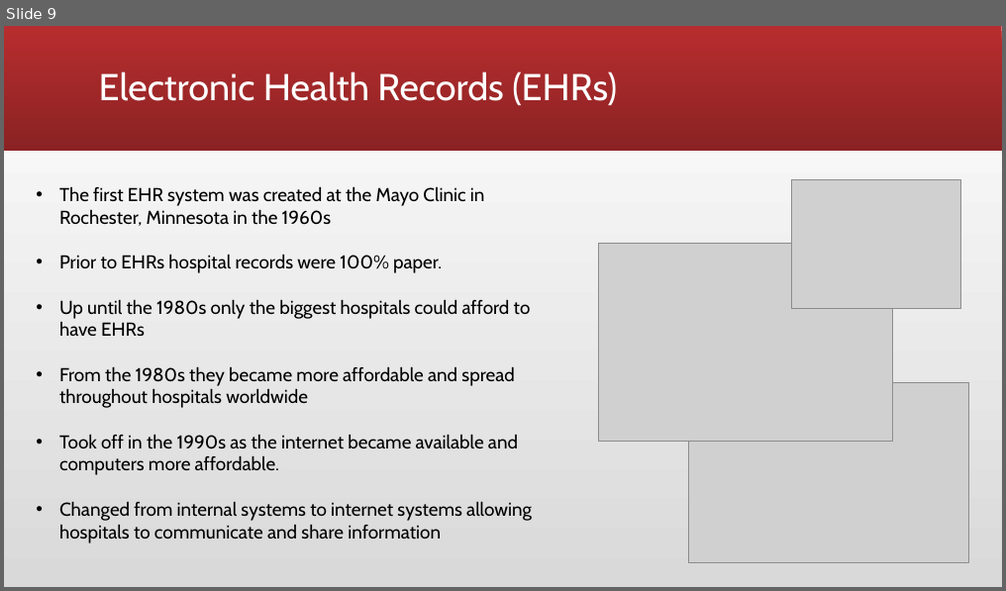
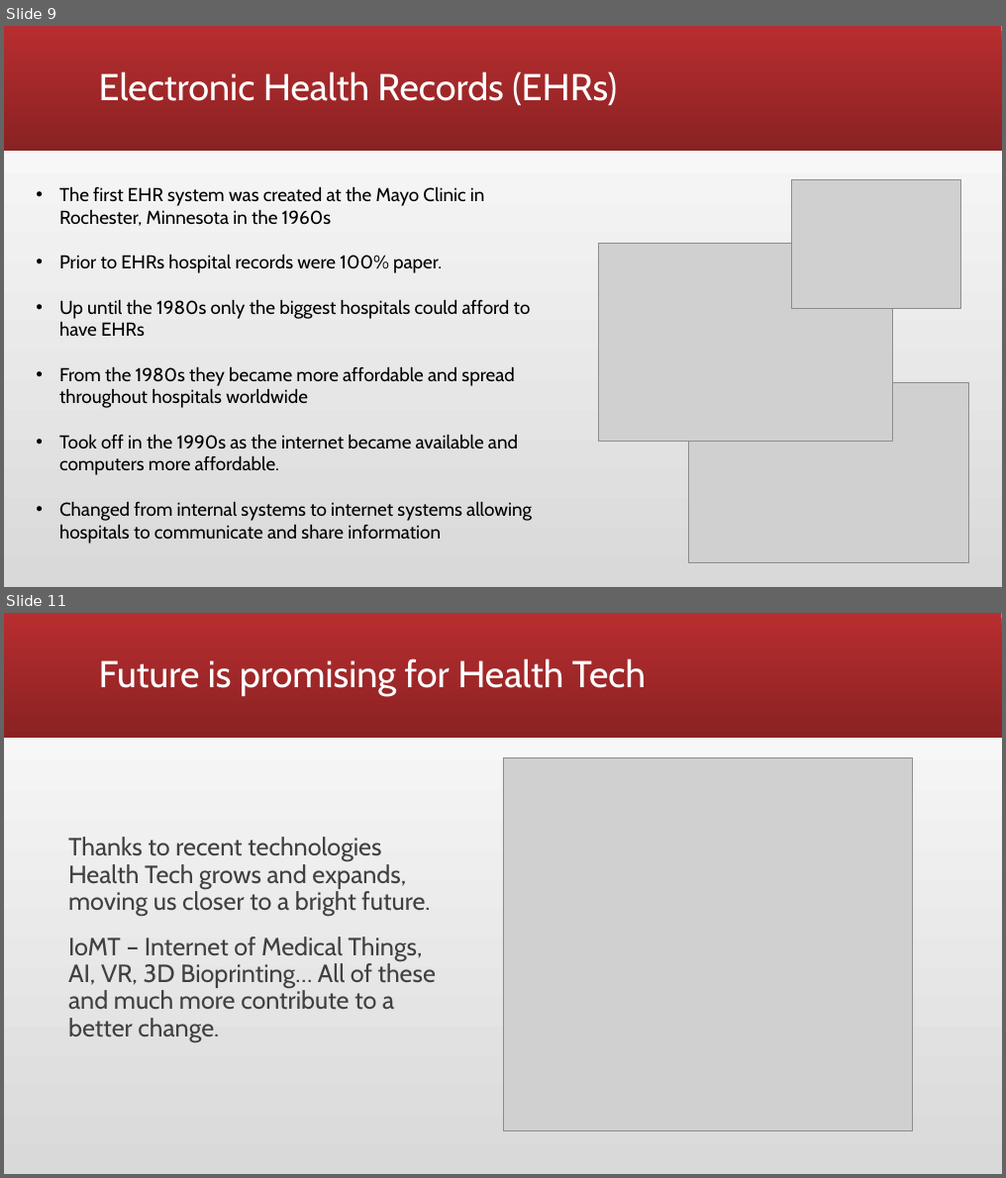
Before and after one commit to anetakotas/The-Computing-Industry-Group-Project, a slide deck: Group Podcast.pptx. Shown one above the other, each under a label of ours: slide 9 before the commit, slides 9 and 11 after it; the slides between them are not shown. The pictures are 1006x591 and 1006x1178 pixels, drawn with LibreOffice and Linux fonts; fonts in the diff are those of the drawing; grey boxes stand for pictures. Boxes give left, top, right and bottom in pixels: in the first picture for what was removed or moved away, otherwise in the second. Text is boxed around its words. In the diff, an @@ line names an element or a change of style, - is before the commit and + after.

```diff
--- a/Group Podcast.pptx
+++ b/Group Podcast.pptx
@@ slide 11 added at box(4, 613, 1002, 1174), background gradient #D9D9D9 to #FFFFFF; not listed: 1 template element that a slide beside it also shows @@
@@ title added at box(99, 659, 646, 696), 36 pt, text #FFFFFF @@
+Future is promising for Health Tech
@@ picture added at box(503, 759, 914, 1131) @@
@@ text added at box(68, 837, 436, 1043), 24 pt, text #404040 @@
+Thanks to recent technologies Health Tech grows and expands, moving us closer to a bright future.
+IoMT – Internet of Medical Things, AI, VR, 3D Bioprinting… All of these and much more contribute to a better change.
```
Also in this commit, not shown: 6 other slides added, 4 slides removed.
